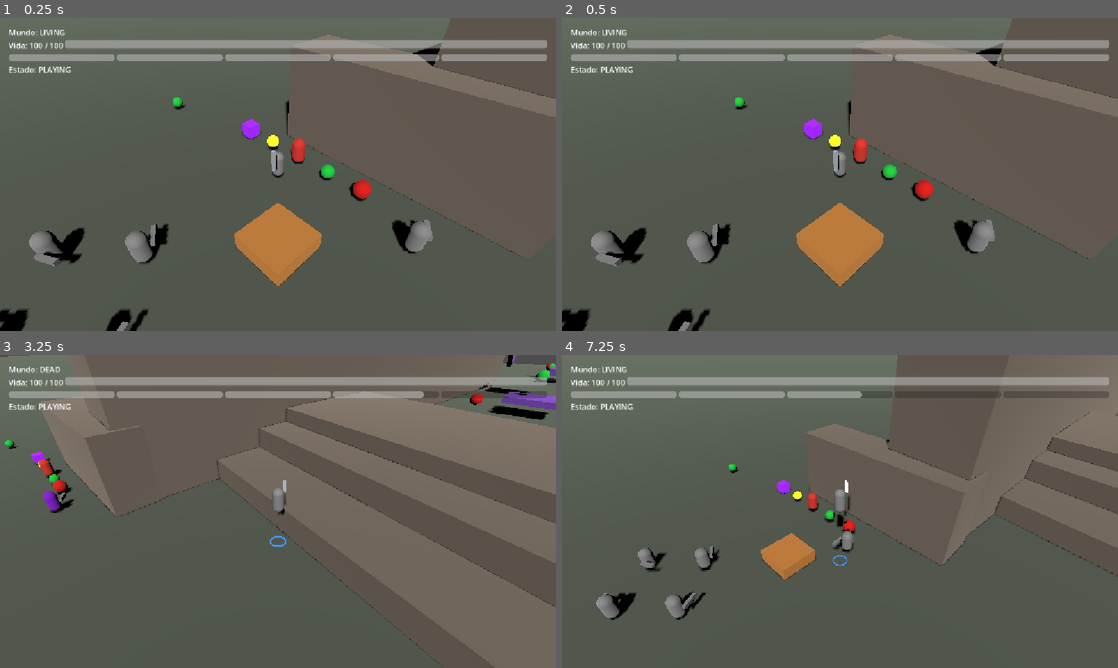
Above: before the commit, frames 1-4 (two rows, left to right).
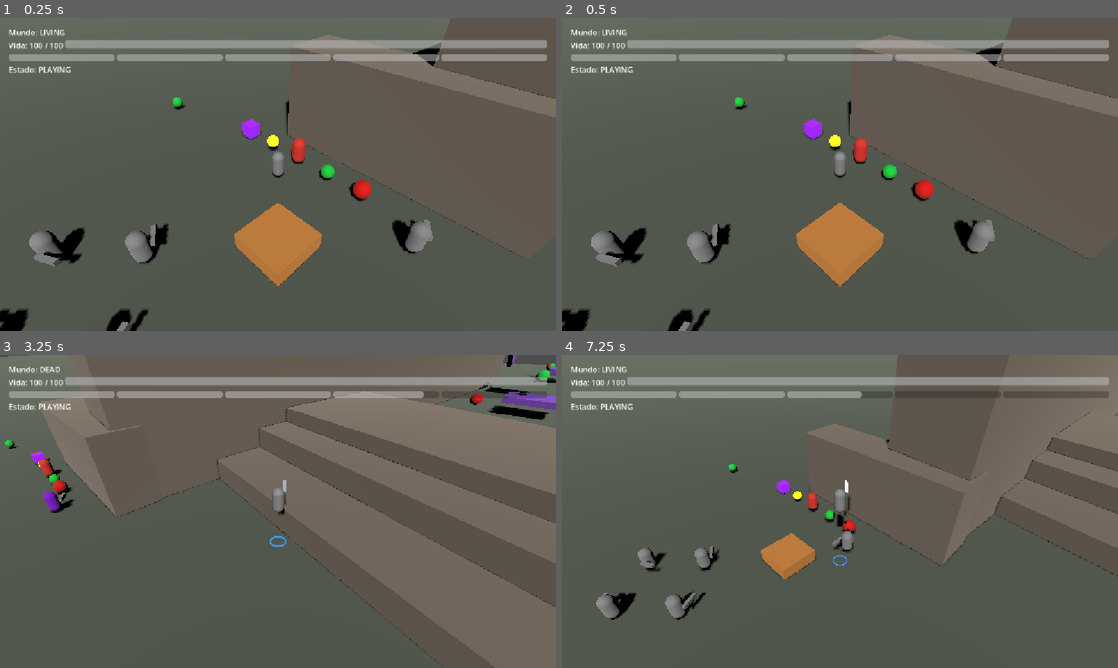
Above: after the commit, the same moments.

Repository: M1GUEs2000/Egoist-V2-Godot
Game: Godot game, scene res://world/test_scene.tscn
The game is run twice, just before and just after one commit, with the same random seed, the same clock (stepped at 60 frames per second) and the same inputs.
Inputs (mouse positions are in pixels of both pictures, inside the frame that each line leads up to):
- Up to frame 1 (0.25 s): no input
- Up to frame 2 (0.5 s): no input
- Up to frame 3 (3.25 s): move the mouse to (400, 495) at 0.52 s; press the mouse at (400, 495) at 0.53 s; hold D (move_right) 0.53-1.28 s; tap Space (jump) at 0.77, 1.52, 3.02 s; move the mouse to (166, 527) at 1.27 s; release the mouse at (166, 527) at 1.28 s; hold S (move_down) 1.28-2.03 s; right-click (166, 527) at 1.35 s; move the mouse to (333, 442) at 2.02 s; hold D (move_right) 2.03-2.78 s; hold Shift (dodge) 2.03-2.78 s; move the mouse to (250, 574) at 2.77 s; hold W (move_up) from 2.78 s (still down); tap T at 2.85 s
- Up to frame 4 (7.25 s): move the mouse to (1006, 558) at 3.52 s; release W (move_up) at 3.53 s; press the mouse at (1006, 558) at 3.53 s; hold A (move_left) 3.53-5.03 s; tap Space (jump) at 3.77, 4.52, 6.02, 6.77 s; move the mouse to (673, 464) at 4.27 s; release the mouse at (673, 464) at 4.28 s; right-click (673, 464) at 4.35 s; move the mouse to (867, 511) at 5.02 s; hold S (move_down) 5.03-5.78 s; hold Shift (dodge) 5.03-5.78 s; move the mouse to (756, 433) at 5.77 s; hold D (move_right) 5.78-6.53 s; tap T at 5.85 s; move the mouse to (962, 495) at 6.52 s; press the mouse at (962, 495) at 6.53 s; hold W (move_up) from 6.53 s (still down)

The runs differ from the first frame. In frame 1, less than 0.1% of the frame differs, in the area x 48-50%, y 42-50%; in frame 2, less than 0.1%; in frame 3, less than 0.1%; in frame 4, less than 0.1%.

Commit message:
fix(combat): solo mostrar arma activa, no todas las equipadas

Diff:
--- a/player/player_combat.gd
+++ b/player/player_combat.gd
@@ -20,6 +20,7 @@
 var _body: Player
 var _last_attack_time := -999.0
 var _charging_weapon: WeaponBase  # arma del último press: recibe el glow de carga
+var _active_weapon: WeaponBase  # arma visible actualmente
 var _rest_rotations := {}  # WeaponBase → Quaternion
 
 @onready var buffer: InputBuffer = $InputBuffer
@@ -93,6 +94,7 @@
 	_last_attack_time = World.now()
 	_charging_weapon = weapon
 	weapon.quaternion = _rest_rotations[weapon]
+	_set_active_weapon(weapon)
 	buffer.press_then_charge(weapon.tap.bind(slot), _fire_hold.bind(weapon, slot))
 
 ## El nivel de carga se resuelve recién al disparar el hold (no al bindear en el
@@ -126,7 +128,17 @@
 			out.append(weapon)
 	return out
 
+func _set_active_weapon(weapon: WeaponBase) -> void:
+	if _active_weapon == weapon:
+		return
+	if _active_weapon != null:
+		_active_weapon.visible = false
+	_active_weapon = weapon
+	if weapon != null:
+		weapon.visible = true
+
 func _refresh_weapon_visibility() -> void:
+	# En setup, hacer invisible todas excepto las equipadas; luego _set_active_weapon las muestra.
 	var equipped := _weapons()
 	for weapon in available_weapons():
-		weapon.visible = weapon in equipped
+		weapon.visible = weapon in equipped and weapon == _active_weapon
Not shown, changed: obsidian/Metodologia V2.md
